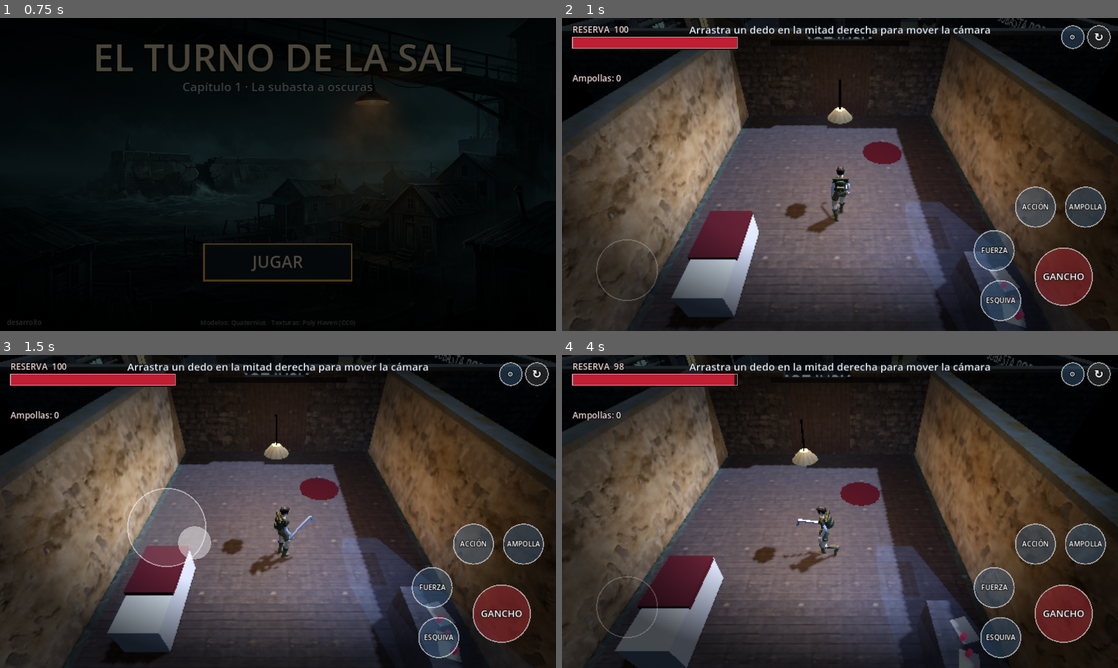
Above: before the commit, frames 1-4 (two rows, left to right).
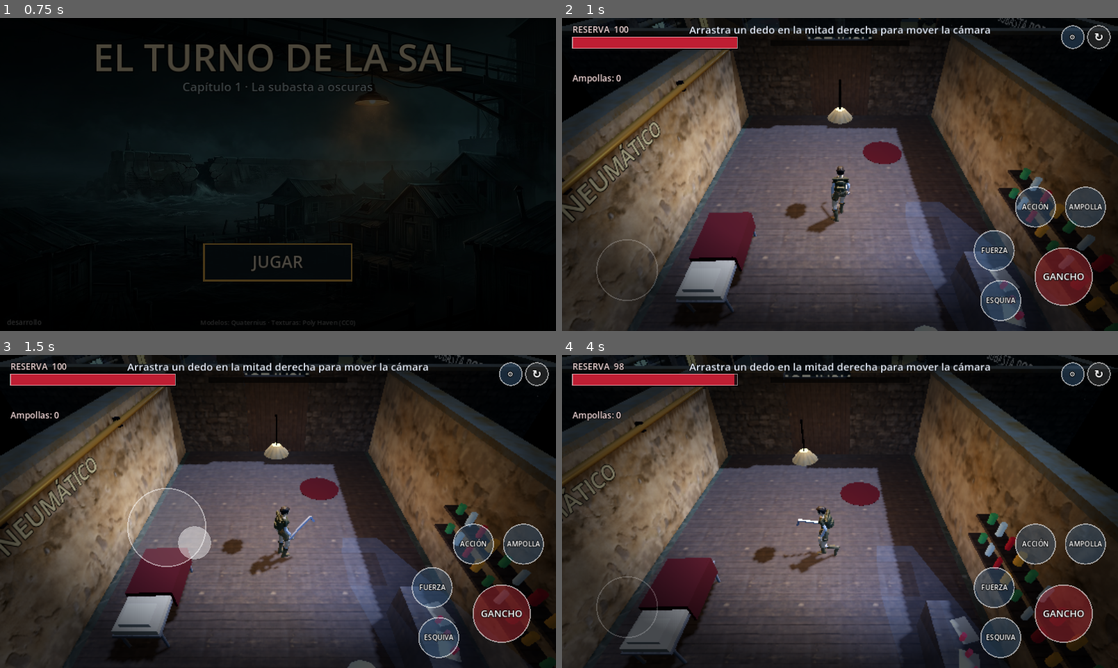
Above: after the commit, the same moments.

Repository: iskyhigh00/GpA
Game: Godot game, scene res://scenes/title.tscn
Same seed, same stepped clock (60 frames per second), same inputs: the game is played once before the commit and once after it.
Inputs (mouse positions are in pixels of both pictures, inside the frame that each line leads up to):
- Up to frame 1 (0.75 s): tap Enter at 0.5 s; move the mouse to (400, 158) at 0.52 s; hold D from 0.53 s (still down); tap J at 0.6 s; click (400, 158) at 0.67 s
- Up to frame 2 (1 s): keep holding D; tap Space at 0.77 s
- Up to frame 3 (1.5 s): release D at 1.25 s; drag from (166, 527) to (250, 574) at 1.27 s
- Up to frame 4 (4 s): move the mouse to (895, 442) at 2.02 s; hold D (move_right) 2.03-2.75 s; tap Space (dodge) at 2.1 s; drag from (812, 574) to (673, 464) at 2.77 s; move the mouse to (1006, 558) at 3.52 s; hold A (move_left) from 3.53 s (still down); tap J (hook) at 3.6 s

Frame 1 is identical in both runs. In frame 2, 5.1% of the frame differs, in the area x 0-100%, y 10-100%; in frame 3, 5.2%; in frame 4, 5.0%.

Commit message:
Calidad gráfica elegible en Ajustes, consultorio más detallado y cono de persecución discreto
Co-Authored-By: Claude Sonnet 5.5 <noreply@anthropic.com>
Claude-Session: https://claude.ai/code/session_014vvngXY1qH63ojqbti9ztP

Diff:
--- a/scripts/guard.gd
+++ b/scripts/guard.gd
@@ -482,7 +482,7 @@
 	cone.visible = true
 	var ratio := clampf(detect / DETECT_TIME, 0.0, 1.0)
 	if state == S.CHASE:
-		cone_mat.albedo_color = Color(1.0, 0.15, 0.15, 0.4)
+		cone_mat.albedo_color = Color(1.0, 0.15, 0.15, 0.1)
 	else:
 		cone_mat.albedo_color = Color(1.0, 0.9, 0.3, 0.22).lerp(Color(1.0, 0.25, 0.2, 0.42), ratio)
 	var origin := global_position + Vector3(0.0, 0.6, 0.0)
--- a/scripts/hud.gd
+++ b/scripts/hud.gd
@@ -13,6 +13,7 @@
 signal docs_toggled(open: bool)
 signal update_pressed
 signal browser_pressed
+signal quality_pressed
 signal play_again_pressed
 signal cam_dragged(delta: Vector2)
 
@@ -106,10 +107,16 @@
 	return Rect2(vs.x * 0.5 - 160.0, vs.y * 0.5 + 110.0, 320.0, 76.0)
 
 
+func settings_panel() -> Rect2:
+	return Rect2(view_size() * 0.5 - Vector2(260, 230), Vector2(520, 460))
+
+
 func settings_rect(which: String) -> Rect2:
 	var vs := view_size()
 	if which == "update":
 		return Rect2(vs.x * 0.5 - 200.0, vs.y * 0.5 + 10.0, 400.0, 64.0)
+	if which == "quality":
+		return Rect2(vs.x * 0.5 - 200.0, vs.y * 0.5 - 84.0, 400.0, 48.0)
 	if which == "browser":
 		return Rect2(vs.x * 0.5 - 200.0, vs.y * 0.5 + 82.0, 400.0, 44.0)
 	return Rect2(vs.x * 0.5 - 200.0, vs.y * 0.5 + 134.0, 400.0, 44.0)
@@ -234,9 +241,11 @@
 	if settings_visible:
 		if settings_rect("update").has_point(pos):
 			update_pressed.emit()
+		elif settings_rect("quality").has_point(pos):
+			quality_pressed.emit()
 		elif settings_rect("browser").has_point(pos):
 			browser_pressed.emit()
-		elif settings_rect("close").has_point(pos) or not Rect2(view_size() * 0.5 - Vector2(260, 190), Vector2(520, 380)).has_point(pos):
+		elif settings_rect("close").has_point(pos) or not settings_panel().has_point(pos):
 			set_settings(false)
 		return
 	var bname := _hit_button(pos)
@@ -410,14 +419,19 @@
 
 func _draw_settings(vs: Vector2) -> void:
 	canvas.draw_rect(Rect2(Vector2.ZERO, vs), Color(0, 0, 0, 0.6))
-	var panel := Rect2(vs * 0.5 - Vector2(260, 190), Vector2(520, 380))
+	var panel := settings_panel()
 	canvas.draw_rect(panel, Color(0.06, 0.09, 0.12, 0.96))
 	canvas.draw_rect(panel, Color(1, 1, 1, 0.5), false, 3.0)
 	_text(Vector2(panel.position.x, panel.position.y + 52.0), "AJUSTES", 36, Color(0.95, 0.9, 0.7), HORIZONTAL_ALIGNMENT_CENTER, panel.size.x)
 	_text(Vector2(panel.position.x, panel.position.y + 100.0), "Versión instalada:", 22, Color(0.8, 0.85, 0.95), HORIZONTAL_ALIGNMENT_CENTER, panel.size.x)
 	_text(Vector2(panel.position.x, panel.position.y + 134.0), version_text, 26, Color.WHITE, HORIZONTAL_ALIGNMENT_CENTER, panel.size.x)
+	var qr := settings_rect("quality")
+	canvas.draw_rect(qr, Color(0.3, 0.25, 0.4, 0.95))
+	canvas.draw_rect(qr, Color(1, 1, 1, 0.8), false, 3.0)
+	_text(Vector2(qr.position.x, qr.position.y + 32.0), Quality.label(), 24, Color.WHITE, HORIZONTAL_ALIGNMENT_CENTER, qr.size.x)
+	_text(Vector2(panel.position.x, qr.end.y + 19.0), Quality.DETAIL[Quality.level], 15, Color(0.75, 0.8, 0.85), HORIZONTAL_ALIGNMENT_CENTER, panel.size.x)
 	var status_text := updater.status if updater else ""
-	_text(Vector2(panel.position.x, panel.position.y + 176.0), status_text, 18, Color(0.85, 0.9, 0.7), HORIZONTAL_ALIGNMENT_CENTER, panel.size.x)
+	_text(Vector2(panel.position.x, panel.position.y + 228.0), status_text, 18, Color(0.85, 0.9, 0.7), HORIZONTAL_ALIGNMENT_CENTER, panel.size.x)
 	var u := settings_rect("update")
 	canvas.draw_rect(u, Color(0.25, 0.45, 0.6, 0.95))
 	if updater and updater.state == Updater.S.DOWNLOADING:
--- a/scripts/level.gd
+++ b/scripts/level.gd
@@ -51,6 +51,7 @@
 var was_low := false
 var hitstop_t := 0.0
 var update_opened := false
+var quality_env: Environment
 var updater: Updater
 
 var reserve := MAX_RESERVE
@@ -100,6 +101,8 @@
 		add_child(ap)
 		pool.append(ap)
 	_build_environment()
+	Quality.load_saved()
+	Quality.apply(get_viewport(), quality_env)
 	_build_world()
 	_build_entities()
 	_build_hud()
@@ -138,6 +141,7 @@
 	env.adjustment_enabled = true
 	env.adjustment_contrast = 1.12
 	env.adjustment_saturation = 0.88
+	quality_env = env
 	var we := WorldEnvironment.new()
 	we.environment = env
 	add_child(we)
@@ -326,6 +330,78 @@
 	sp.spot_angle = 38.0
 	add_child(sp)
 	sp.look_at(beam_to, Vector3.RIGHT)
+
+
+func _cot(pos: Vector3) -> void:
+	var b := StaticBody3D.new()
+	b.position = pos
+	b.collision_layer = 2
+	var cs := CollisionShape3D.new()
+	var sh := BoxShape3D.new()
+	sh.size = Vector3(2.0, 0.8, 0.9)
+	cs.shape = sh
+	b.add_child(cs)
+	var metal := Gfx.mat_gloss(Color(0.55, 0.57, 0.6), 0.3)
+	for sx in [-0.9, 0.9]:
+		for sz in [-0.38, 0.38]:
+			var leg := Gfx.cyl_m(0.03, 0.62, metal)
+			leg.position = Vector3(sx, -0.08, sz)
+			b.add_child(leg)
+	var frame := Gfx.box_m(Vector3(2.0, 0.05, 0.86), metal)
+	frame.position = Vector3(0.0, 0.24, 0.0)
+	b.add_child(frame)
+	var mattress := Gfx.box_m(Vector3(1.94, 0.14, 0.8), Gfx.mat_cloth(Color(0.78, 0.76, 0.68)))
+	mattress.position = Vector3(0.0, 0.33, 0.0)
+	b.add_child(mattress)
+	var pillow := Gfx.box_m(Vector3(0.4, 0.12, 0.55), Gfx.mat_cloth(Color(0.85, 0.84, 0.78)))
+	pillow.position = Vector3(-0.7, 0.45, 0.0)
+	b.add_child(pillow)
+	var blanket := Gfx.box_m(Vector3(1.15, 0.12, 0.88), Gfx.mat_cloth(Color(0.32, 0.1, 0.12)))
+	blanket.position = Vector3(0.3, 0.46, 0.0)
+	blanket.rotation_degrees.y = 2.0
+	b.add_child(blanket)
+	var drape := Gfx.box_m(Vector3(1.15, 0.5, 0.05), Gfx.mat_cloth(Color(0.32, 0.1, 0.12)))
+	drape.position = Vector3(0.3, 0.28, 0.46)
+	b.add_child(drape)
+	add_child(b)
+
+
+func _consultorio_details() -> void:
+	# Estantes con frascos en el muro sur del consultorio.
+	var wood := Gfx.mat_wood()
+	var cols: Array[Color] = [Color(0.2, 0.5, 0.3), Color(0.75, 0.5, 0.15), Color(0.7, 0.12, 0.18), Color(0.6, 0.7, 0.75)]
+	for lvl in [1.25, 1.8]:
+		var board := Gfx.box_m(Vector3(3.2, 0.06, 0.32), wood)
+		board.position = Vector3(-12.8, lvl, 3.82)
+		add_child(board)
+		for i in 9:
+			var bottle := Gfx.cyl_m(0.05 + 0.01 * (i % 3), 0.2 + 0.05 * (i % 4), Gfx.mat_glow(cols[i % 4], 0.5))
+			bottle.position = Vector3(-14.2 + i * 0.34, lvl + 0.14, 3.82)
+			add_child(bottle)
+	# Tubo neumático de latón por el que Sira mandó la copia.
+	var brass := Gfx.mat_gloss(Color(0.72, 0.52, 0.22), 0.3)
+	var vtube := Gfx.cyl_m(0.07, 2.9, brass)
+	vtube.position = Vector3(-14.8, 1.55, -3.75)
+	add_child(vtube)
+	var htube := Gfx.cyl_m(0.07, 9.3, brass)
+	htube.rotation_degrees = Vector3(0.0, 0.0, 90.0)
+	htube.position = Vector3(-10.15, 3.0, -3.75)
+	add_child(htube)
+	for x in [-13.0, -9.5, -6.0]:
+		var clamp_b := Gfx.box_m(Vector3(0.1, 0.22, 0.12), Gfx.mat_gloss(Color(0.1, 0.1, 0.11), 0.5))
+		clamp_b.position = Vector3(x, 3.0, -3.78)
+		add_child(clamp_b)
+	var canister := Gfx.cyl_m(0.1, 0.34, Gfx.mat_gloss(Color(0.55, 0.38, 0.15), 0.35))
+	canister.position = Vector3(-14.8, 0.45, -3.75)
+	add_child(canister)
+	_sign("TUBO NEUMÁTICO", Vector3(-12.5, 2.55, -3.95), 0.0, Color(0.85, 0.8, 0.6), 0.006)
+	# Palangana y cortina sucia junto a la ventana.
+	var basin := Gfx.cyl_m(0.28, 0.18, Gfx.mat_gloss(Color(0.75, 0.77, 0.8), 0.25), 0.2)
+	basin.position = Vector3(-14.3, 0.95, 1.3)
+	add_child(basin)
+	var stand := Gfx.cyl_m(0.04, 0.85, Gfx.mat_gloss(Color(0.5, 0.52, 0.55), 0.3))
+	stand.position = Vector3(-14.3, 0.45, 1.3)
+	add_child(stand)
 
 
 func _build_gothic() -> void:
@@ -512,10 +588,8 @@
 	door_body.add_child(handle)
 	add_child(door_body)
 	# Consultorio: camilla, mesa con ampollas, armario, ventana.
-	var cot := Gfx.prop_box(self, Vector3(-12.5, 0.4, -2.5), Vector3(2.0, 0.8, 0.9), Color(0.8, 0.82, 0.85))
-	var blanket := Gfx.box_m(Vector3(1.2, 0.12, 0.95), Gfx.mat_cloth(Color(0.35, 0.12, 0.14)))
-	blanket.position = Vector3(0.35, 0.44, 0.0)
-	cot.add_child(blanket)
+	_cot(Vector3(-12.5, 0.4, -2.5))
+	_consultorio_details()
 	var desk := Gfx.solid_m(self, Vector3(-13.5, 0.5, 2.8), Vector3(1.6, 1.0, 0.8), Gfx.mat_wood(), 2)
 	for i in 3:
 		var vial := Gfx.cyl_m(0.04, 0.16, Gfx.mat_glow(Color(0.85, 0.1, 0.2), 1.2))
@@ -630,6 +704,7 @@
 	hud.restart_pressed.connect(request_restart)
 	hud.play_again_pressed.connect(_play_again)
 	hud.browser_pressed.connect(_open_update)
+	hud.quality_pressed.connect(_cycle_quality)
 	updater = Updater.new()
 	add_child(updater)
 	updater.set_installed(hud.version_text)
@@ -952,6 +1027,11 @@
 	hud.prompts = []
 
 
+func _cycle_quality() -> void:
+	Quality.cycle()
+	Quality.apply(get_viewport(), quality_env)
+
+
 func _on_settings_toggled(open: bool) -> void:
 	if open and updater.state == Updater.S.IDLE:
 		updater.check()
--- /dev/null
+++ b/scripts/quality.gd
@@ -0,0 +1,46 @@
+class_name Quality
+extends RefCounted
+## Calidad gráfica elegible en Ajustes (calor y batería frente a nitidez). Se guarda en el teléfono.
+
+const NAMES: Array[String] = ["Baja", "Media", "Alta"]
+const SAVE_PATH := "user://calidad.cfg"
+const DETAIL: Array[String] = [
+	"3D al 60% · 30 FPS · sin brillo",
+	"3D al 70% · 40 FPS · sin brillo",
+	"3D al 100% · 60 FPS · brillo y suavizado",
+]
+
+static var level := 1
+
+
+static func load_saved() -> void:
+	var cf := ConfigFile.new()
+	if cf.load(SAVE_PATH) == OK:
+		level = clampi(int(cf.get_value("grafico", "nivel", 1)), 0, NAMES.size() - 1)
+
+
+static func save() -> void:
+	var cf := ConfigFile.new()
+	cf.set_value("grafico", "nivel", level)
+	cf.save(SAVE_PATH)
+
+
+static func cycle() -> void:
+	level = (level + 1) % NAMES.size()
+	save()
+
+
+static func label() -> String:
+	return "Calidad gráfica: " + NAMES[level]
+
+
+static func apply(vp: Viewport, env: Environment) -> void:
+	var s := [0.6, 0.7, 1.0][level] as float
+	var fps := [30, 40, 60][level] as int
+	var shadow := [1024, 1024, 2048][level] as int
+	vp.scaling_3d_scale = s
+	vp.msaa_3d = Viewport.MSAA_2X if level == 2 else Viewport.MSAA_DISABLED
+	Engine.max_fps = fps
+	RenderingServer.directional_shadow_atlas_set_size(shadow, true)
+	if env:
+		env.glow_enabled = level == 2
--- a/test/run_demo_tests.gd
+++ b/test/run_demo_tests.gd
@@ -25,6 +25,7 @@
 	await _t11_models()
 	await _t12_docs()
 	await _t13_audio()
+	await _t14_quality()
 	await _frames(10)
 	print("\n%d comprobaciones, %d fallos" % [checks, fails])
 	quit(1 if fails > 0 else 0)
@@ -510,3 +511,30 @@
 	check(lv.sounds["beep"] == lv._ld("campana"), "la señal de la lámpara usa la campana de subasta")
 	check(lv.sounds["clang"] == lv._ld("clang"), "la bandeja usa el golpe metálico real")
 	await free_level(lv)
+
+
+func _t14_quality() -> void:
+	print("14) Calidad gráfica")
+	var lv := await new_level()
+	var before := Quality.level
+	Quality.level = 1
+	touch(lv, 3, lv.hud.button_center("settings"), true)
+	touch(lv, 3, lv.hud.button_center("settings"), false)
+	var q := lv.hud.settings_rect("quality").get_center()
+	touch(lv, 4, q, true)
+	touch(lv, 4, q, false)
+	check(Quality.level == 2 and lv.hud.settings_visible, "el botón cambia a Alta sin cerrar Ajustes")
+	check(is_equal_approx(lv.get_viewport().scaling_3d_scale, 1.0) and lv.quality_env.glow_enabled, "Alta: 3D al 100% y brillo activo")
+	touch(lv, 5, q, true)
+	touch(lv, 5, q, false)
+	check(Quality.level == 0 and is_equal_approx(lv.get_viewport().scaling_3d_scale, 0.6) and not lv.quality_env.glow_enabled, "Baja: 3D al 60% y sin brillo")
+	touch(lv, 6, q, true)
+	touch(lv, 6, q, false)
+	check(Quality.level == 1 and Engine.max_fps == 40, "Media: 40 FPS")
+	Quality.level = before
+	Quality.save()
+	var cf := ConfigFile.new()
+	check(cf.load(Quality.SAVE_PATH) == OK and int(cf.get_value("grafico", "nivel")) == before, "la elección se guarda")
+	touch(lv, 7, lv.hud.settings_rect("close").get_center(), true)
+	touch(lv, 7, lv.hud.settings_rect("close").get_center(), false)
+	await free_level(lv)
Not shown, changed: HANDOFF.md
